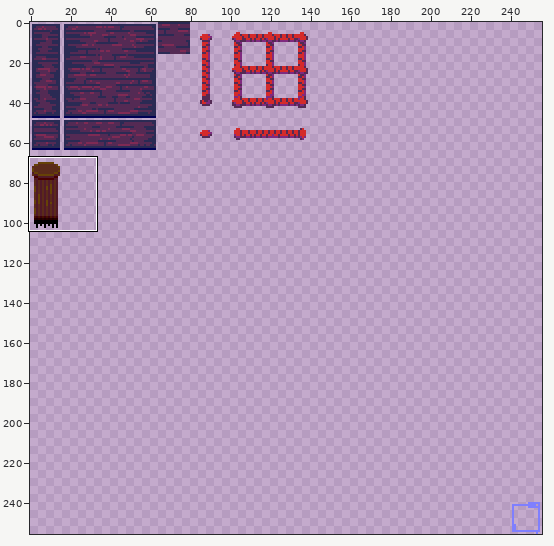
Sprite sheet -- sprites/world/sg/tiles1.png. Above: a wide view before the commit, with the close-up outlined.
Close-up. Old version:
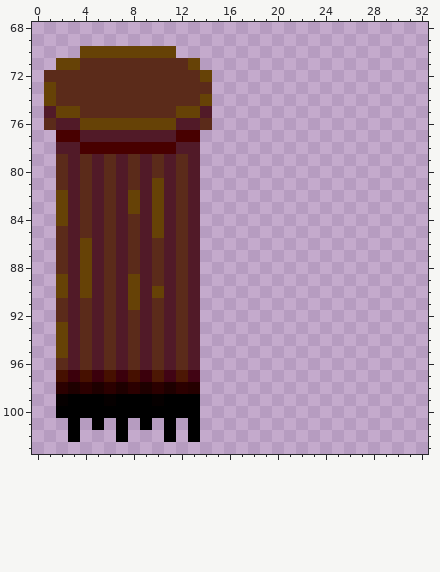
The file is 256x256 pixels. Colours within 5 levels of each other are drawn and written as one. Shown: x 0..32, y 68..103. The commit also changed other parts of the picture, which this record leaves out.
Once edited:
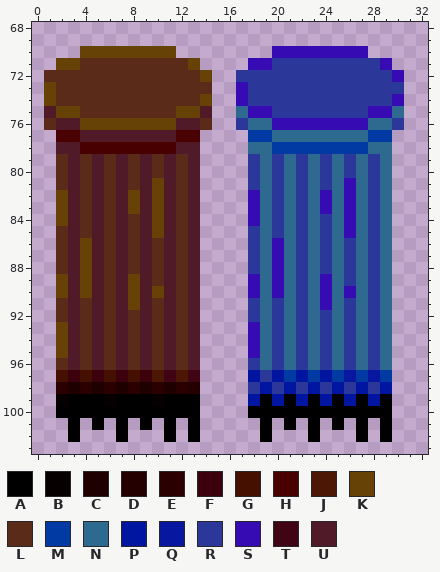
Palette (. is transparent): A #000000  B #060000  C #1e0000  D #250000  E #2b0000  F #3b000c  G #461000  H #480000  J #4c1704  K #664206  L #5b2b1a  M #003aa2  N #2e6a8f  P #0015a0  Q #0817a0  R #2c379a  S #370bb4  T #410414  U #511a28
Edits made:
y 70: x 20..27 ........ -> SSSSSSSS
y 71: x 18..29 ............ -> SSRRRRRRRRRS
y 72: x 17..30 .............. -> RRRRRRRRRRRRRS
y 73: x 17..30 .............. -> SRRRRRRRRRRRRR
y 74: x 17..30 .............. -> SRRRRRRRRRRRRS
y 75: x 17..30 .............. -> NSSRRRRRRRRSSN
y 76: x 17..30 .............. -> RNNSSSSSSSSNNR
y 77: x 18..29 ............ -> MMNNNNNNNNMM
y 78: x 18..29 ............ -> NNMMMMMMMMNN
y 79..80: x 18..29 ............ -> RNRNRNRNRNRN
y 81: x 18..29 ............ -> RNRNRNRNSNRN
y 82..83: x 18..29 ............ -> SNRNRNSNSNRN
y 84: x 18..29 ............ -> SNRNRNRNSNRN
y 85: x 18..29 ............ -> RNRNRNRNSNRN
y 86..88: x 18..29 ............ -> RNSNRNRNRNRN
y 89: x 18..29 ............ -> SNSNRNSNRNRN
y 90: x 18..29 ............ -> SNSNRNSNSNRN
y 91: x 18..29 ............ -> RNRNRNSNRNRN
y 92: x 18..29 ............ -> RNRNRNRNRNRN
y 93..95: x 18..29 ............ -> SNRNRNRNRNRN
y 96: x 18..29 ............ -> RNRNRNRNRNRN
y 97: x 18..29 ............ -> PRPMPMPMQMQM
y 98: x 18..29 ............ -> RPRPRPRPRPRP
y 99: x 18..29 ............ -> PAPAPAPAPAPA
y 100: x 18..29 ............ -> AAAAAAAAAAAA
y 101: x 19 . -> A; x 21 . -> A; x 23 . -> A; x 25 . -> A; x 27 . -> A; x 29 . -> A
y 102: x 19 . -> A; x 23 . -> A; x 27 . -> A; x 29 . -> A
Boxes around the changes in both close-ups, in picture pixels (x1, y1, x2, y2):
added: (236, 46, 404, 442)
